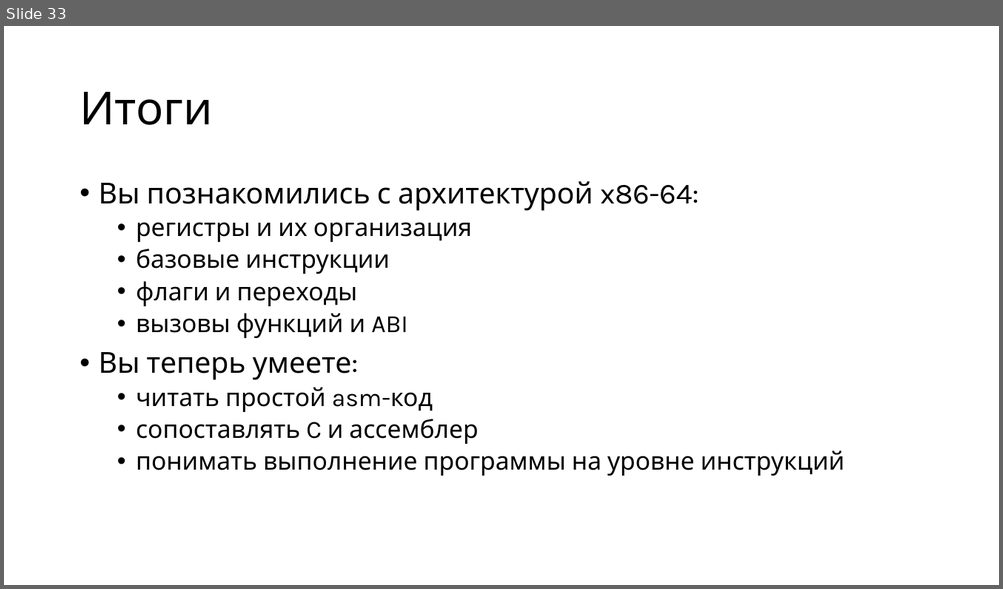
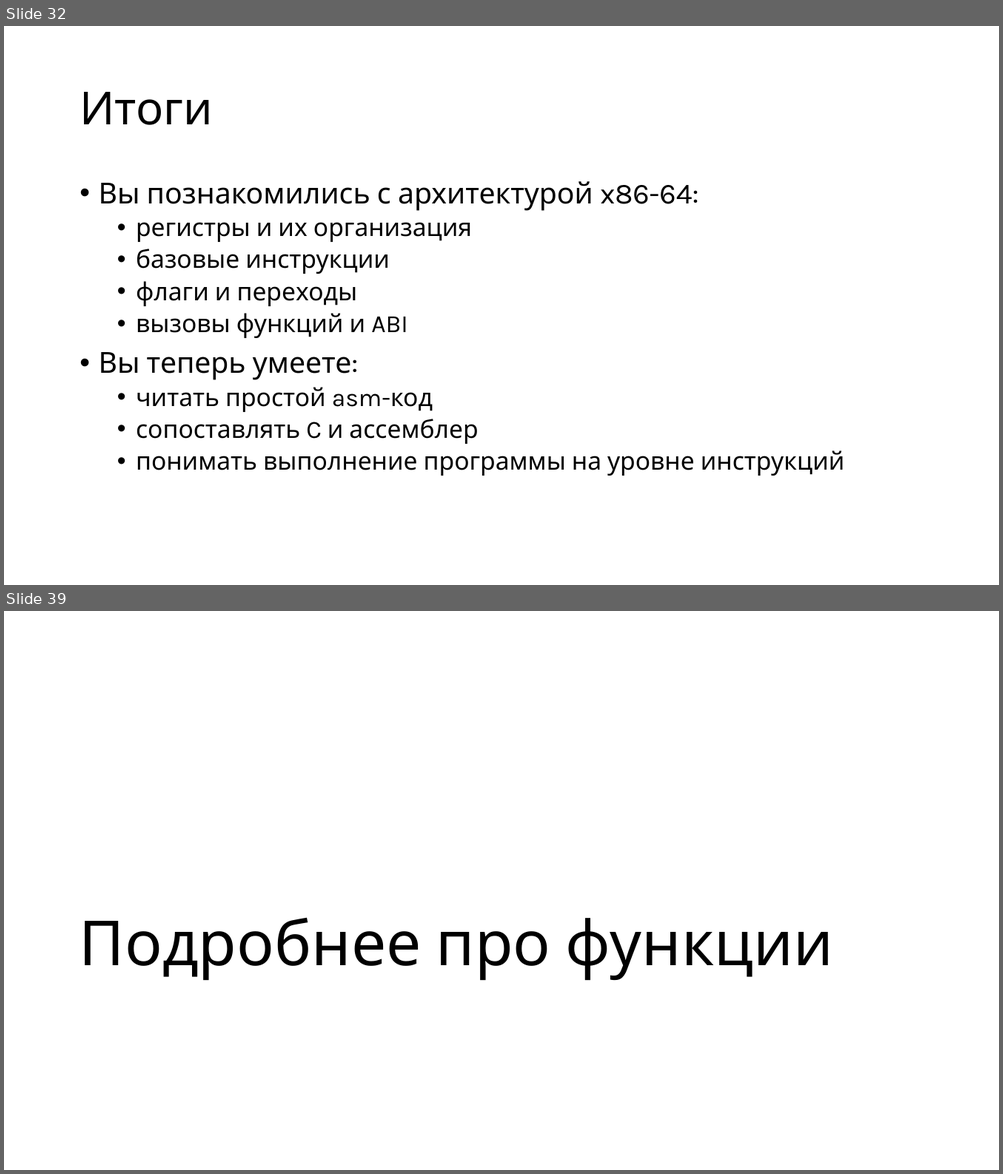
Before and after one commit to alexey-malov/mpp, a slide deck: lectures/13/Intel x86-64 Assembly.pptx. Shown one above the other, each under a label of ours: slide 33 before the commit, slides 32 and 39 after it; the slides between them are not shown. The pictures are 1003x589 and 1003x1174 pixels, drawn with LibreOffice and Linux fonts; fonts in the diff are those of the drawing. Boxes give left, top, right and bottom in pixels: in the first picture for what was removed or moved away, otherwise in the second. Text is boxed around its words. In the diff, an @@ line names an element or a change of style, - is before the commit and + after.

```diff
--- a/lectures/13/Intel x86-64 Assembly.pptx
+++ b/lectures/13/Intel x86-64 Assembly.pptx
@@ slide 39 added at bbox=[4, 611, 999, 1170], background #FFFFFF @@
@@ title added at bbox=[79, 917, 834, 980], 60 pt, text #000000 @@
+Подробнее про функции
@@ what was slide 33 is now slide 32 @@
```
Also in this commit, not shown: 45 other slides added, 1 slide removed, 2 other files.
